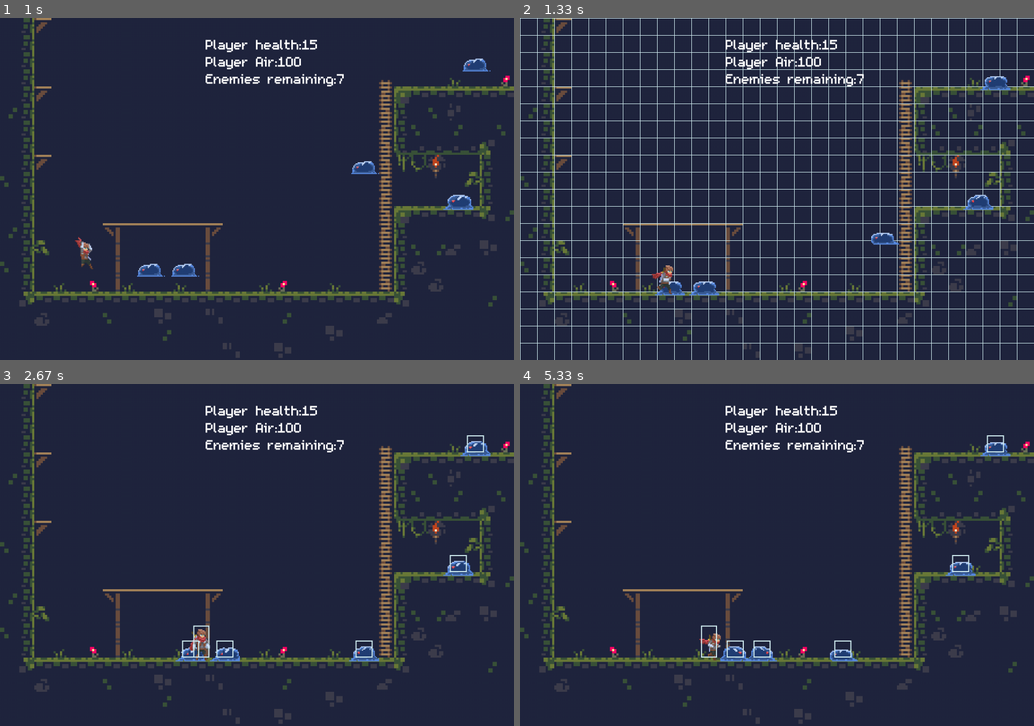
Above: before the commit, frames 1-4 (two rows, left to right).
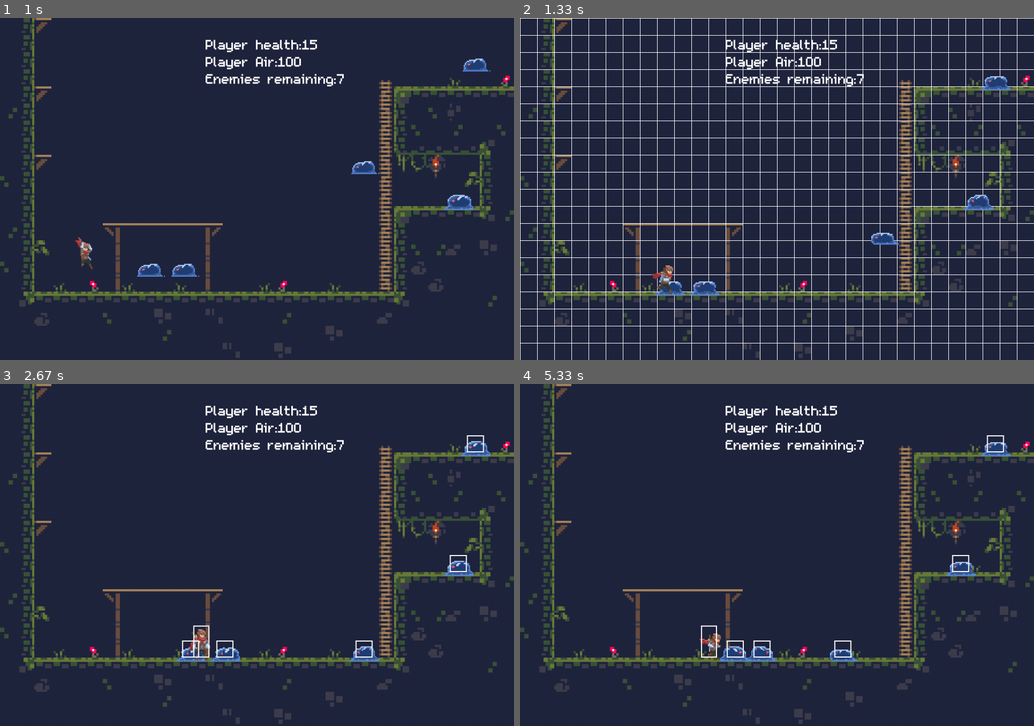
Above: after the commit, the same moments.

Repository: ArthurC13/A-Level-Project-Arthur-Chen
Game: pygame game, started from A level Project.py
Two runs of this game, one before a commit and one after it. Both use one fixed random seed, a clock stepped at 60 frames per second and the inputs below.
Inputs:
- Up to frame 1 (1 s): hold Z 0.33-0.8 s; hold Right 0.33-0.8 s; hold 1 from 0.83 s (still down); hold Right from 0.83 s (still down)
- Up to frame 2 (1.33 s): release 1 at 1.3 s; release Right at 1.3 s
- Up to frame 3 (2.67 s): tap X at 1.33, 2.4 s; tap 1 at 1.67 s; tap Z at 2 s; hold Right from 2.33 s (still down); tap 3 at 2.48 s
- Up to frame 4 (5.33 s): tap X at 2.7, 3.23, 3.53, 3.73, 4.03, 4.3, 4.6, 4.73, 5.13 s; release Right at 2.8 s; hold Right 3.17-3.63 s; tap 2 at 3.32, 4.82 s; hold Left 3.67-4.2 s; tap 3 at 3.82, 5.22 s; hold Left 4.23-4.63 s; hold Up 4.67-5.03 s; hold Right from 5.07 s (still down)

Frame 1 is identical in both runs. In frame 2, 6.4% of the frame differs, in the area x 0-100%, y 0-100%; in frame 3, 0.2%; in frame 4, 0.3%.

Commit message:
Remove unnecessary constants and small adjustments to difficulty

Diff:
--- a/A level Project.py
+++ b/A level Project.py
@@ -11,13 +11,9 @@
 WHITE = (255,255,255)
 BLUE = (50,50,255)
 GREEN = (0, 255, 0)
-DARKGREEN = (0, 100, 0)
 RED = (255, 0, 0)
 YELLOW = (255,255,0)
-PURPLE = (103,13,173)
 PINK = (255,192,203)
-LIGHTBLUE = (209, 237, 242)
-BRIGHTBLUE = (15, 137, 202)
 NIGHTBLUE = (34, 36, 64)
 
 # -- Game settings
@@ -36,17 +32,20 @@
 GRIDWIDTH = WIDTH/TILESIZE
 GRIDHEIGHT = HEIGHT/TILESIZE
 
+# -- Player settings
 PLAYERACC = 0.9
 JUMPVEL = -9.5
 LADDERVEL = 4
 WATERVEL = 2.5
+HEALTH = 20
+
+# -- Physics settings
 FRICTION = -0.15
 GRAVITY = 0.3
 KNOCKBACK = 15
 
+# -- Map and Camera settings
 LEVEL = 0
-HEALTH = 15
-
 CAMERALAG = 25
 
 # -- Sprites Classes
@@ -1104,7 +1103,7 @@
     def new_game(self):
         self.level = LEVEL
         self.player_health = HEALTH + self.difficulty * -5
-        self.player_dmg = 2 - self.difficulty
+        self.player_dmg = 3 - self.difficulty
         self.next_level()
 
     def next_level(self):
@@ -1212,12 +1211,12 @@
                         self.wait = False
                     if event.key == pygame.K_LEFT:
                         self.difficulty -= 1
-                        if self.difficulty < -3:
-                            self.difficulty = 1
+                        if self.difficulty < -2:
+                            self.difficulty = 2
                     if event.key == pygame.K_RIGHT:
                         self.difficulty += 1
-                        if self.difficulty > 1:
-                            self.difficulty = -3
+                        if self.difficulty > 2:
+                            self.difficulty = -2
 
     def update(self):
         self.all_sprites_group.update()
@@ -1267,11 +1266,11 @@
         for i in self.item_group:
             self.screen.blit(i.image, self.camera.apply(i))
         if self.show_hit_rect:
-            pygame.draw.rect(self.screen, LIGHTBLUE, self.camera.apply_rect(self.player.hit_rect), 2)
+            pygame.draw.rect(self.screen, WHITE, self.camera.apply_rect(self.player.hit_rect), 2)
             for i in self.enemy_group:
-                pygame.draw.rect(self.screen, LIGHTBLUE, self.camera.apply_rect(i.hit_rect), 2)
+                pygame.draw.rect(self.screen, WHITE, self.camera.apply_rect(i.hit_rect), 2)
             for i in self.item_group:
-                pygame.draw.rect(self.screen, LIGHTBLUE, self.camera.apply_rect(i.hit_rect), 2)
+                pygame.draw.rect(self.screen, WHITE, self.camera.apply_rect(i.hit_rect), 2)
         self.draw_texts()
         if self.mode == 'pause':
             self.dimm_screen()
@@ -1283,9 +1282,9 @@
 
     def show_grid_lines(self):
         for x in range(0, WIDTH, TILESIZE):
-            pygame.draw.line(self.screen, LIGHTBLUE, (x, 0), (x, HEIGHT))
+            pygame.draw.line(self.screen, WHITE, (x, 0), (x, HEIGHT))
         for y in range(0, HEIGHT, TILESIZE):
-            pygame.draw.line(self.screen, LIGHTBLUE, (0, y), (WIDTH, y))
+            pygame.draw.line(self.screen, WHITE, (0, y), (WIDTH, y))
 
     def dimm_screen(self):
         rectangle = pygame.Surface((WIDTH, HEIGHT), pygame.SRCALPHA)
@@ -1299,23 +1298,23 @@
         self.player_dmg = 1
         self.next_level()
         self.mode = 'home screen'
-        self.difficulty = -1
+        self.difficulty = 0
         self.wait_loop()
 
     def change_difficulty(self):
-        if self.difficulty == 0:
+        if self.difficulty == 1:
             self.difficulty_text = 'Hard'
             self.difficulty_colour = BLUE
-        if self.difficulty == -1:
+        if self.difficulty == 0:
             self.difficulty_text = 'Normal'
             self.difficulty_colour = GREEN
-        if self.difficulty == -2:
+        if self.difficulty == -1:
             self.difficulty_text = 'Easy'
             self.difficulty_colour = YELLOW
-        if self.difficulty == -3:
+        if self.difficulty == -2:
             self.difficulty_text = 'Super Easy'
             self.difficulty_colour = PINK
-        if self.difficulty == 1:
+        if self.difficulty == 2:
             self.difficulty_text = 'Super Hard'
             self.difficulty_colour = RED
 
